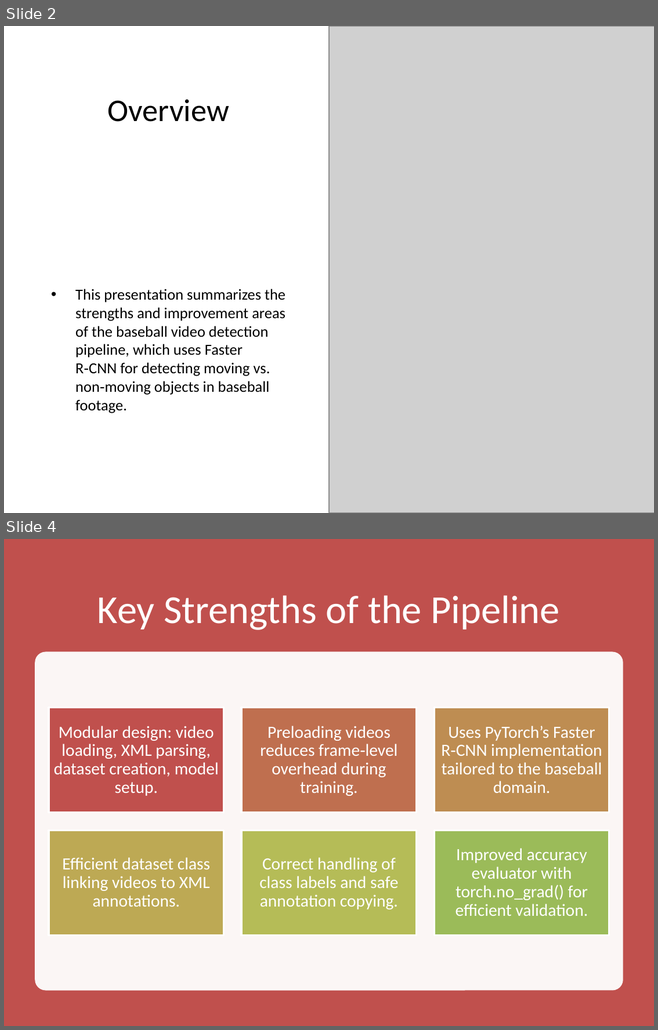
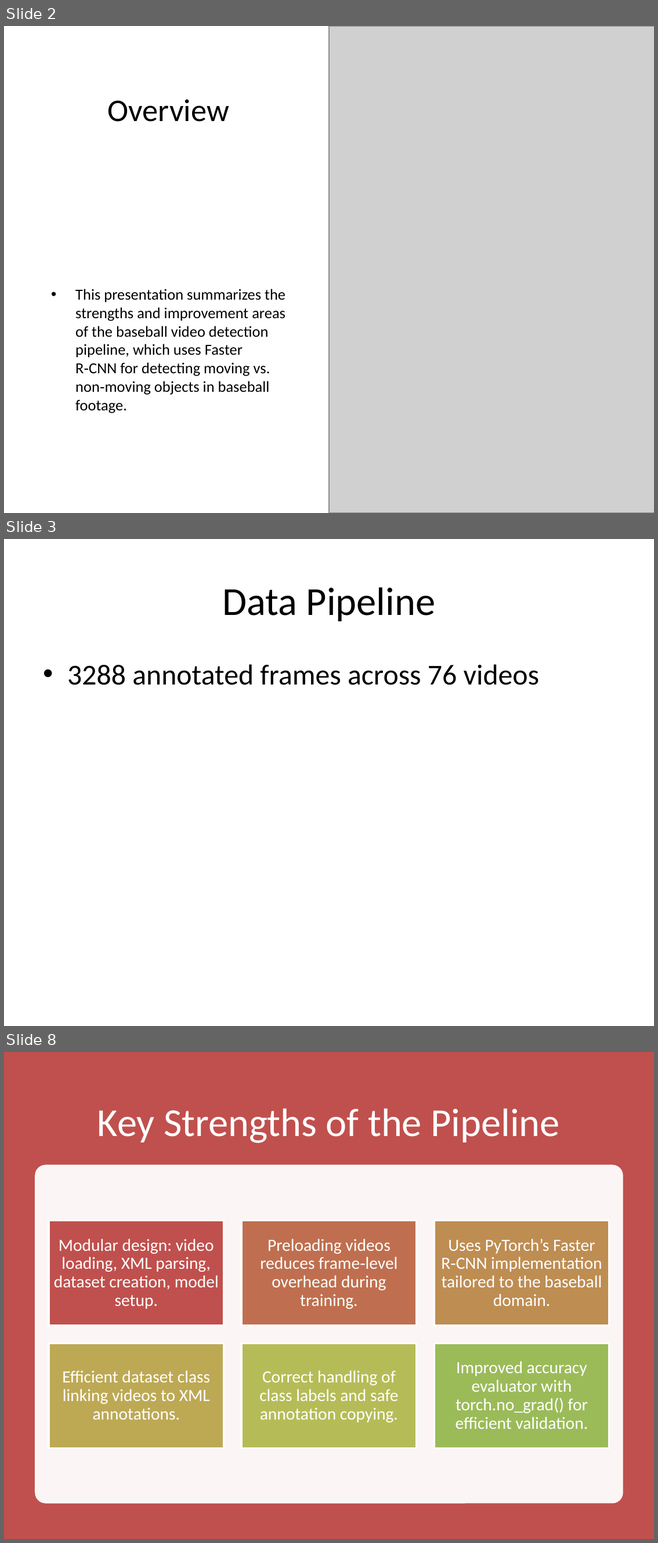
Before and after one commit to GlenWilliams2k/ECON-8310-Semester-Project, a slide deck: Baseball_Detection_Presentation.pptx. Shown one above the other, each under a label of ours: slides 2 and 4 before the commit, slides 2, 3 and 8 after it; the slides between them are not shown. The pictures are 658x1030 and 658x1543 pixels, drawn with LibreOffice and Linux fonts; fonts in the diff are those of the drawing; grey boxes stand for pictures. Boxes give left, top, right and bottom in pixels: in the first picture for what was removed or moved away, otherwise in the second. Text is boxed around its words. In the diff, an @@ line names an element or a change of style, - is before the commit and + after.

```diff
--- a/Baseball_Detection_Presentation.pptx
+++ b/Baseball_Detection_Presentation.pptx
@@ slide 3 added at [4, 539, 654, 1026], background #FFFFFF @@
@@ title added at [222, 587, 435, 621], 44 pt, text #000000 @@
+Data Pipeline
@@ text added at [67, 664, 539, 685], 32 pt, text #000000 @@
+• 3288 annotated frames across 76 videos
@@ what was slide 4 is now slide 8 @@
```
Also in this commit, not shown: 2 slides changed, 3 other slides added, 1 other file.
